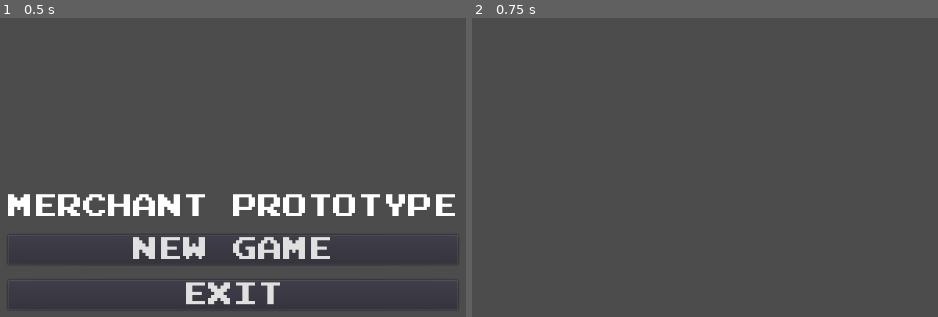
Above: before the commit, frames 1-2 (left to right).
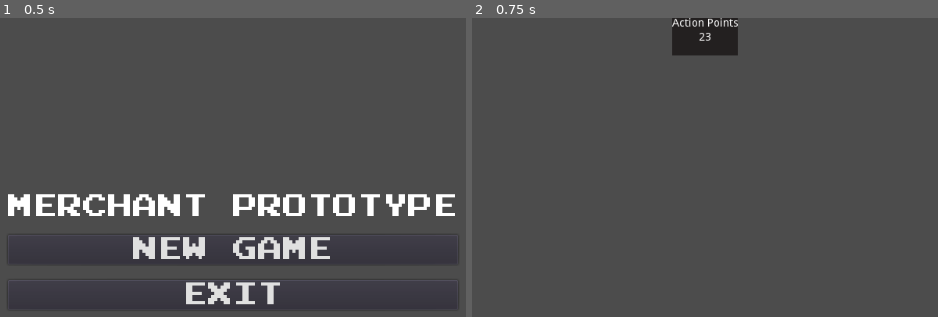
Above: after the commit, the same moments.

Repository: gabrielcornish/Merchants-Prototype
Game: Godot game, scene res://StartScreen/StartScreen.tscn
Same seed, same stepped clock (60 frames per second), same inputs: the game is played once before the commit and once after it.
Inputs:
- Up to frame 1 (0.5 s): no input
- Up to frame 2 (0.75 s): click "NEW GAME" at 0.5 s

Frame 1 is identical in both runs. In frame 2, 1.7% of the frame differs, in the area x 42-58%, y 0-13%.

Commit message:
Started work on Game HUD

Diff:
--- a/GUI/GUI.tscn
+++ b/GUI/GUI.tscn
@@ -1,7 +1,10 @@
-[gd_scene load_steps=2 format=2]
+[gd_scene load_steps=3 format=2]
 
 [ext_resource path="res://GUI/PauseMenu.tscn" type="PackedScene" id=1]
+[ext_resource path="res://GUI/GameHUD.tscn" type="PackedScene" id=2]
 
 [node name="GUI" type="CanvasLayer"]
 
 [node name="PauseMenu" parent="." instance=ExtResource( 1 )]
+
+[node name="GameHUD" parent="." instance=ExtResource( 2 )]
--- /dev/null
+++ b/GUI/GameHUD.tscn
@@ -0,0 +1,42 @@
+[gd_scene format=2]
+
+[node name="GameHUD" type="Control"]
+anchor_right = 1.0
+anchor_bottom = 1.0
+
+[node name="ActionPoints" type="Control" parent="."]
+anchor_left = 0.5
+anchor_right = 0.5
+margin_left = -512.0
+margin_right = 512.0
+margin_bottom = 600.0
+
+[node name="ColorRect" type="ColorRect" parent="ActionPoints"]
+anchor_left = 0.5
+anchor_right = 0.5
+margin_left = -42.0
+margin_right = 42.0
+margin_bottom = 48.0
+color = Color( 0.141176, 0.129412, 0.129412, 1 )
+
+[node name="VBoxContainer" type="VBoxContainer" parent="ActionPoints"]
+anchor_left = 0.5
+anchor_right = 0.5
+margin_left = -42.5
+margin_right = 42.5
+margin_bottom = 40.0
+
+[node name="Label" type="Label" parent="ActionPoints/VBoxContainer"]
+margin_right = 85.0
+margin_bottom = 14.0
+text = "Action Points"
+align = 1
+valign = 1
+
+[node name="ActionPointNum" type="Label" parent="ActionPoints/VBoxContainer"]
+margin_top = 18.0
+margin_right = 85.0
+margin_bottom = 32.0
+text = "23"
+align = 1
+valign = 1
